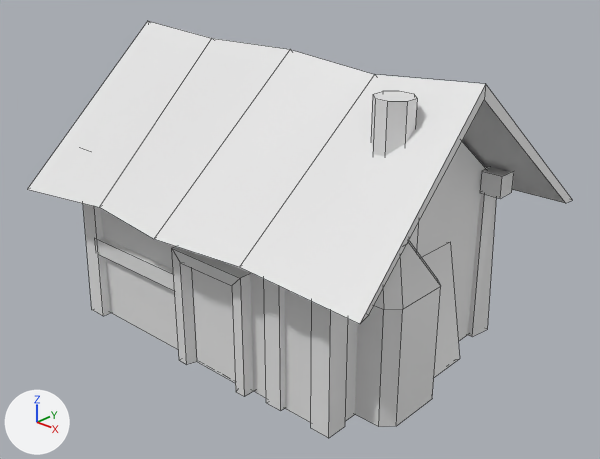
The Blender file Blender/maison.blend: old version first, new version second.
Camera for both pictures: a camera (50 mm lens) standing at (10.56, -10.28, 6.31) and looking at (2.06, -0.97, 0.86). Every picture has the same lights, and +X, +Y and +Z are marked at lower left. Mesh edges are drawn as thin lines.
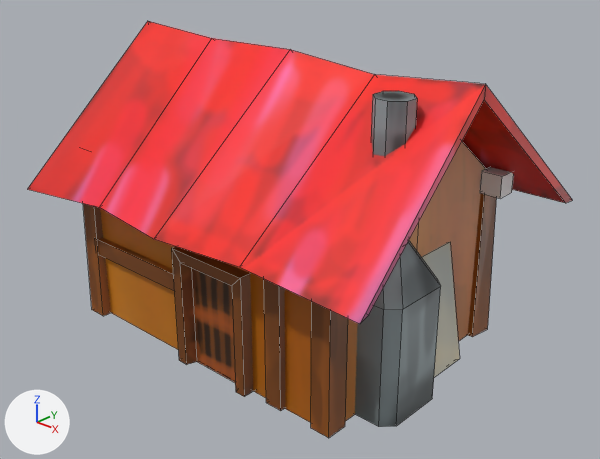
Commit message: maison couleur

The change, as a diff of the scene's bpy script:
```diff
--- a/Blender/maison.blend.py
+++ b/Blender/maison.blend.py
@@ me_cube @@
 me_cube.from_pydata(...)  # 12 vertices, 10 faces; spans x -1.0..4.34, y -2.87..1.0, z -1.0..3.43
-me_cube.materials.append(mat_material)  # white #e7e7e7
+# me_cube part 1: texture (UV) coordinates of 10 of 10 faces, centred in x -1.0..4.34, y -2.87..1.0, z -1.0..2.65, changed; they spanned u 0.12..0.88, v 0.0..1.0 and now span u 0.34..0.77, v 0.63..0.96
+me_cube.materials.append(mat_maison)  # picture img_cabane
@@ me_cube_001 @@
 me_cube_001.from_pydata(...)  # 30 vertices, 28 faces; spans x -1.82..5.34, y -3.64..1.91, z 1.34..3.82
-me_cube_001.materials.append(mat_material)  # white #e7e7e7
+# me_cube_001 part 2: texture (UV) coordinates of 28 of 28 faces, centred in x -1.77..5.25, y -3.48..1.68, z 1.42..2.61, changed; they spanned u 0.62..0.88, v 0.5..0.75 and now span u 0.03..0.28, v 0.71..0.96
+me_cube_001.materials.append(mat_maison)  # picture img_cabane
@@ me_cube_002 @@
 me_cube_002.from_pydata(...)  # 32 vertices, 24 faces; spans x -1.15..4.49, y -3.03..1.18, z -1.0..1.89
+me_cube_002.materials.append(mat_maison)  # picture img_cabane
@@ me_cube_003 @@
 me_cube_003.from_pydata(...)  # 16 vertices, 10 faces; spans x -0.51..1.0, y 0.67..1.0, z -1.0..1.0
+me_cube_003.materials.append(mat_maison)  # picture img_cabane
@@ me_cube_004 @@
 me_cube_004.from_pydata(...)  # 40 vertices, 34 faces; spans x 1.9..3.13, y 1.45..2.69, z -0.99..3.62
+# me_cube_004 part 3: texture (UV) coordinates of 34 of 34 faces, centred in x 1.9..3.13, y 1.45..2.69, z -0.99..3.62, changed; they spanned u 0.12..0.88, v 0.0..0.97 and now span u 0.07..0.48, v 0.06..0.38
+me_cube_004.materials.append(mat_maison)  # picture img_cabane
@@ me_cube_006 @@
 me_cube_006.from_pydata(...)  # 16 vertices, 12 faces; spans x -0.91..3.5, y -2.98..-2.67, z -0.98..1.86
+# me_cube_006 part 4: texture (UV) coordinates of 12 of 12 faces, centred in x -0.91..3.5, y -2.97..-2.68, z -0.98..1.86, changed; they spanned u 0.12..0.88, v 0.0..1.0 and now span u 0.72..0.95, v 0.45..0.76
+me_cube_006.materials.append(mat_maison)  # picture img_cabane
@@ me_cube_007 @@
 me_cube_007.from_pydata(...)  # 8 vertices, 6 faces; spans x 4.29..4.7, y -0.93..-0.04, z -0.98..1.02
+# me_cube_007 part 5: texture (UV) coordinates of 6 of 6 faces, centred in x 4.32..4.67, y -0.93..-0.04, z -0.96..1.01, changed; they spanned u 0.12..0.88, v 0.0..1.0 and now span u 0.59..0.87, v 0.08..0.29
+me_cube_007.materials.append(mat_maison)  # picture img_cabane
```

Boxes [x1, y1, x2, y2] around the edits, measured in the pictures (600 x 459 px):
'toit', recoloured, surface changed (white to red)
    both: [28, 21, 572, 324]
'Cube', recoloured, surface changed (grey to brown)
    both: [100, 142, 486, 423]
'Cube.003', recoloured, surface changed
    both: [355, 91, 441, 427]
'Cube.002', recoloured (grey to brown)
    both: [172, 247, 253, 397]
'Cube.001', recoloured (grey to brown)
    both: [83, 193, 497, 438]
'Cube.005', recoloured, surface changed (grey to brown)
    both: [98, 238, 286, 411]
'Cube.006', recoloured, surface changed
    both: [422, 242, 460, 377]
